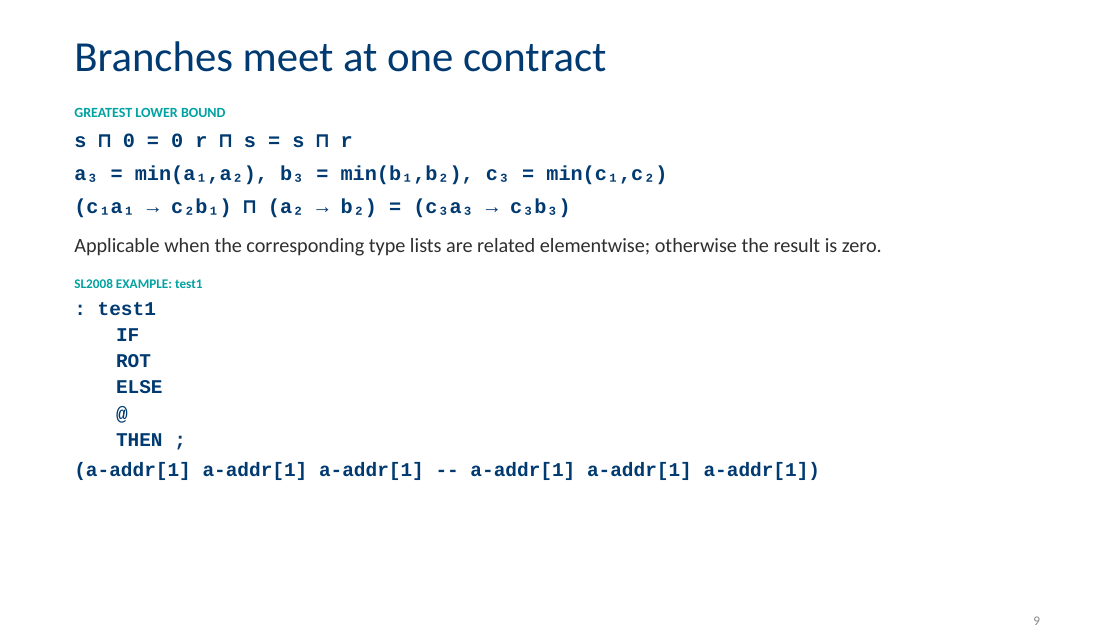
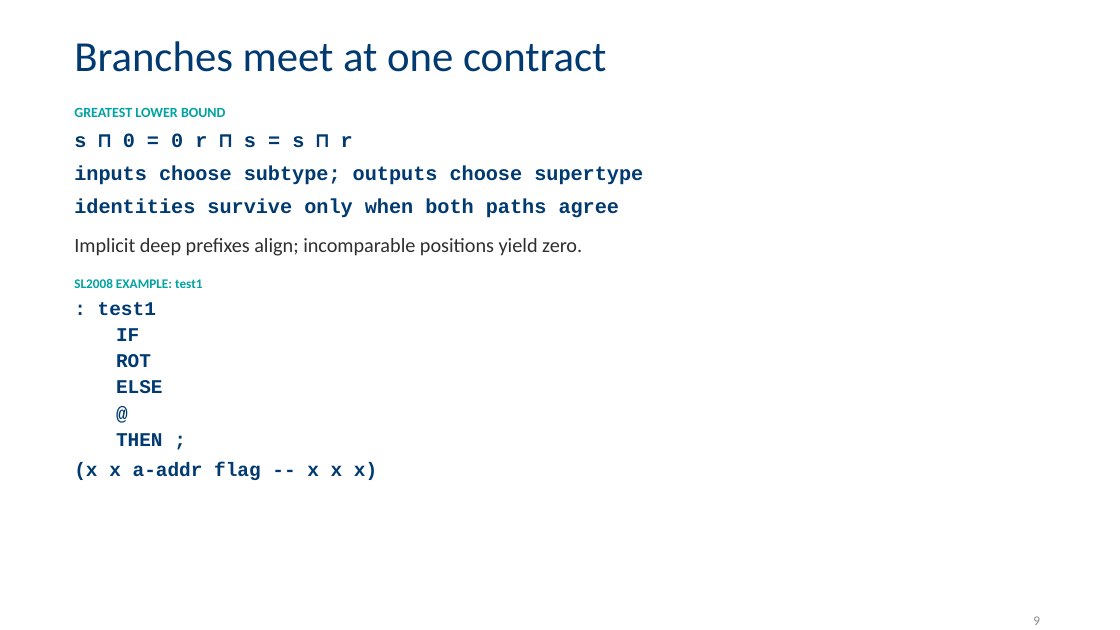
Before and after one commit to jpoial/evaluator, a slide deck: slide 8 of Configurable_Static_Type_Checking_for_Forth.pptx. Drawn at 1120x630 pixels with LibreOffice and Linux fonts; fonts in the diff are those of the drawing; background and template pictures are left out. Boxes give left, top, right and bottom in pixels: in the first picture for what was removed or moved away, otherwise in the second. Text is boxed around its words. In the diff, an @@ line names an element or a change of style, - is before the commit and + after.

```diff
--- a/Configurable_Static_Type_Checking_for_Forth.pptx
+++ b/Configurable_Static_Type_Checking_for_Forth.pptx
@@ text at (74, 166, 643, 185): text changed @@
-a₃ = min(a₁,a₂), b₃ = min(b₁,b₂), c₃ = min(c₁,c₂)
+inputs choose subtype; outputs choose supertype
@@ text at (74, 199, 620, 218): text changed @@
-(c₁a₁ → c₂b₁) ⊓ (a₂ → b₂) = (c₃a₃ → c₃b₃)
+identities survive only when both paths agree
@@ text at (74, 238, 582, 256): text changed @@
-Applicable when the corresponding type lists are related elementwise; otherwise the result is zero.
+Implicit deep prefixes align; incomparable positions yield zero.
@@ text at (74, 462, 377, 480): text changed @@
-(a-addr[1] a-addr[1] a-addr[1] -- a-addr[1] a-addr[1] a-addr[1])
+(x x a-addr flag -- x x x)
```
Also in this commit, not shown: 1 other slide changed, 18 other files.
